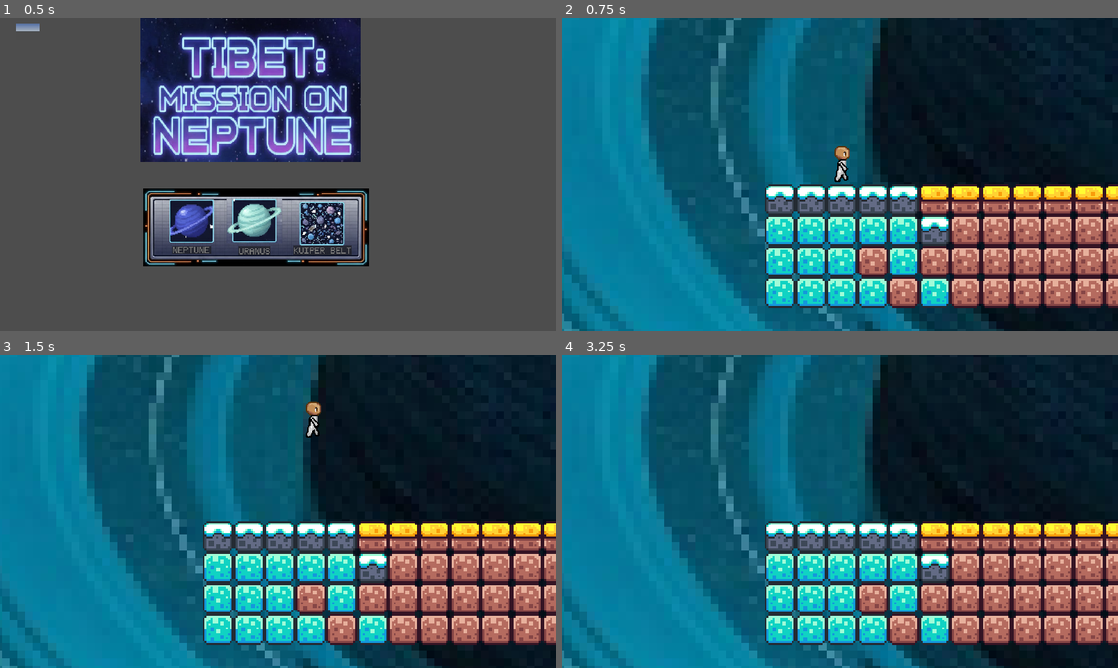
Above: before the commit, frames 1-4 (two rows, left to right).
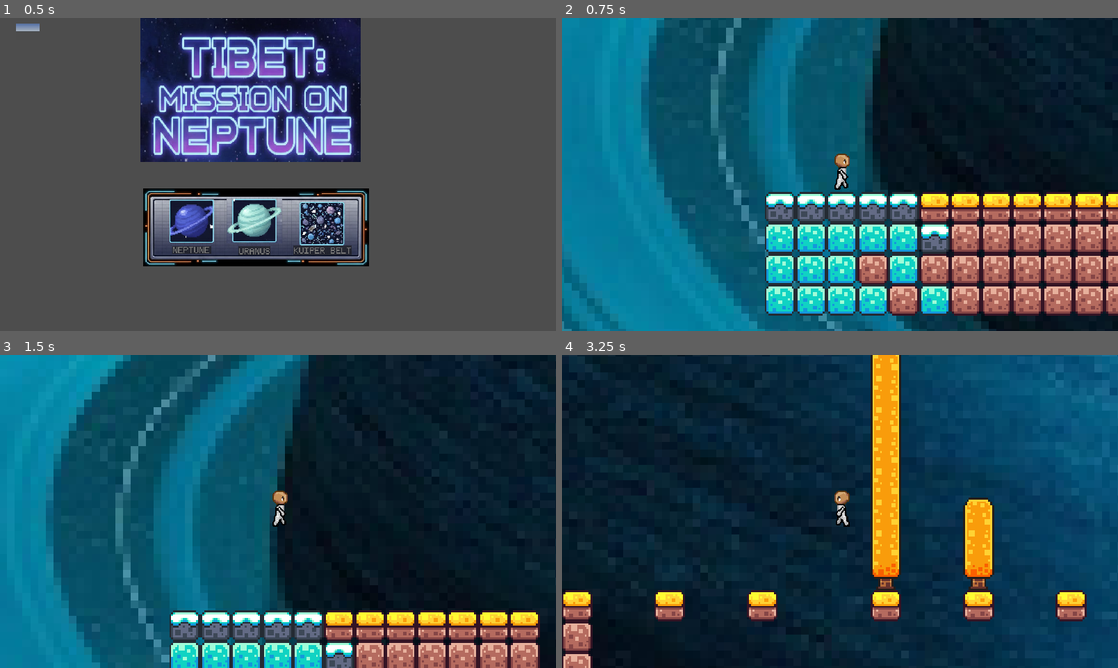
Above: after the commit, the same moments.

Repository: jaroooodaa-del/TIBET-MISSION-NEPTUNE
Game: Godot game, scene res://control.tscn
Two runs of this game, one before a commit and one after it. Both use one fixed random seed, a clock stepped at 60 frames per second and the inputs below. A sky picture missing from this copy of the repository is replaced by a grey-blue gradient.
Inputs (mouse positions are in pixels of both pictures, inside the frame that each line leads up to):
- Up to frame 1 (0.5 s): no input
- Up to frame 2 (0.75 s): click (817, 249) at 0.5 s
- Up to frame 3 (1.5 s): tap Enter (ui_accept) at 1.25 s; hold Right (ui_right) from 1.28 s (still down); hold Space from 1.28 s (still down)
- Up to frame 4 (3.25 s): tap Enter (ui_accept) at 1.52, 2.27 s; release Space at 2.03 s; tap Space at 2.1 s; release Right (ui_right) at 2.78 s; hold Left (ui_left) from 2.78 s (still down); hold Space from 2.78 s (still down)

Frame 1 is identical in both runs. In frame 2, 21% of the frame differs, in the area x 0-100%, y 0-100%; in frame 3, 49%; in frame 4, 98%.

Commit message:
killzone in uranus

Diff:
--- a/space-game/Patrick/uranus.tscn
+++ b/space-game/Patrick/uranus.tscn
@@ -1,8 +1,9 @@
-[gd_scene load_steps=7 format=4 uid="uid://oxhxd0gilxaa"]
+[gd_scene load_steps=9 format=4 uid="uid://oxhxd0gilxaa"]
 
 [ext_resource type="Texture2D" uid="uid://upnwjh2lhnqr" path="res://Maks/brackeys_platformer_assets 2/sprites/world_tileset.png" id="1_2i62u"]
 [ext_resource type="Texture2D" uid="uid://b2tjsrl3tefk1" path="res://Patrick/wmremove-transformed.jpg" id="1_oe65y"]
 [ext_resource type="PackedScene" uid="uid://bhtofaohi1wps" path="res://jared/character (tibet).tscn" id="3_dqdr1"]
+[ext_resource type="PackedScene" uid="uid://dlxtetrb2ahyd" path="res://Maks/killzone.tscn" id="4_ftuvr"]
 
 [sub_resource type="TileSetAtlasSource" id="TileSetAtlasSource_o4377"]
 texture = ExtResource("1_2i62u")
@@ -177,6 +178,8 @@
 
 [sub_resource type="LabelSettings" id="LabelSettings_htjuj"]
 
+[sub_resource type="WorldBoundaryShape2D" id="WorldBoundaryShape2D_yafhd"]
+
 [node name="Uranus" type="Node2D"]
 
 [node name="Wmremove-transformed" type="Sprite2D" parent="."]
@@ -251,6 +254,12 @@
 [node name="CharacterBody2D" parent="." instance=ExtResource("3_dqdr1")]
 position = Vector2(-733, -100)
 
-[node name="Camera2D" type="Camera2D" parent="."]
-position = Vector2(-734, -98)
+[node name="Camera2D" type="Camera2D" parent="CharacterBody2D"]
+position = Vector2(-1, 2)
 zoom = Vector2(4, 4)
+
+[node name="Killzone" parent="." instance=ExtResource("4_ftuvr")]
+position = Vector2(-464, 70)
+
+[node name="CollisionShape2D" type="CollisionShape2D" parent="Killzone"]
+shape = SubResource("WorldBoundaryShape2D_yafhd")
